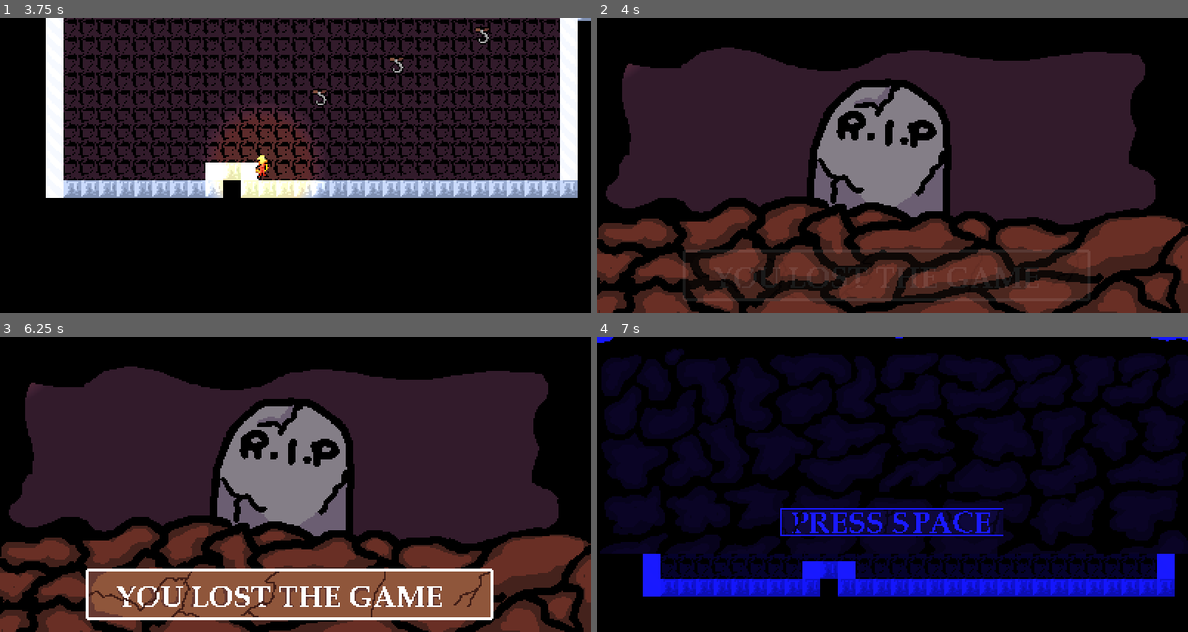
Above: before the commit, frames 1-4 (two rows, left to right).
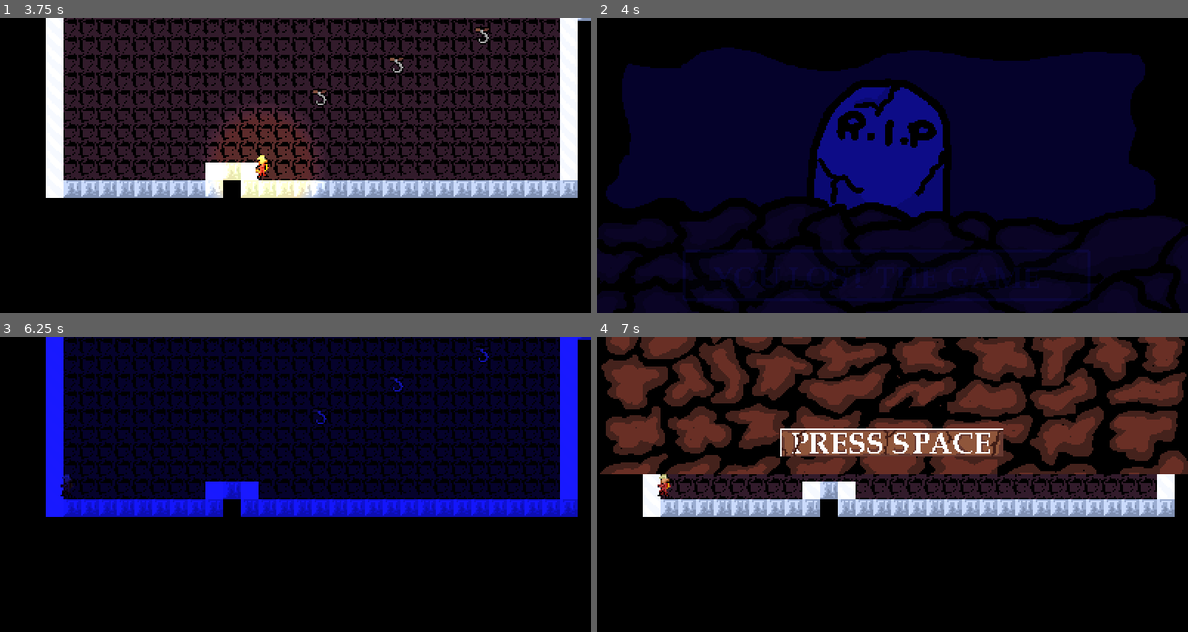
Above: after the commit, the same moments.

Repository: Mohamedyk10/inoxxtag-unclimb
Game: Godot game, scene res://main.tscn
The game is run twice, just before and just after one commit, with the same random seed, the same clock (stepped at 60 frames per second) and the same inputs.
Inputs:
- Up to frame 1 (3.75 s): tap Enter at 0.5 s; hold Right (RIGHT) 0.53-2.03 s; tap G (GRAPPLING_HOOK) at 0.6, 2.85 s; tap Space (JUMP) at 0.77, 1.52, 3.02 s; tap Shift (HOLD) at 1.35 s; hold Left (LEFT) 2.03-2.78 s; tap E (USE_LANTERN) at 2.1 s; tap Escape (RESET) at 2.75 s; hold Right (RIGHT) from 2.78 s (still down); hold Shift (HOLD) from 3.53 s (still down)
- Up to frame 2 (4 s): keep holding Right (RIGHT); keep holding Shift (HOLD); tap Space (JUMP) at 3.77 s
- Up to frame 3 (6.25 s): tap Escape (RESET) at 4.15 s; release Right (RIGHT) at 4.28 s; release Shift (HOLD) at 4.28 s; hold Left (LEFT) 4.28-5.03 s; tap E (USE_LANTERN) at 4.35 s; tap Space (JUMP) at 4.52, 6.02 s; hold Right (RIGHT) 5.03-5.78 s; tap G (GRAPPLING_HOOK) at 5.1 s; hold Left (LEFT) from 5.78 s (still down); tap Shift (HOLD) at 5.85 s
- Up to frame 4 (7 s): keep holding Left (LEFT); tap Escape (RESET) at 6.5 s; tap E (USE_LANTERN) at 6.6 s; tap Space (JUMP) at 6.77 s

Frame 1 is identical in both runs. In frame 2, 64% of the frame differs, in the area x 0-100%, y 10-100%; in frame 3, 81%, in the area x 0-100%, y 0-100%; in frame 4, 72%.

Commit message:
Suppression timeout game over

Diff:
--- a/inoxtag-unclimb/player.gd
+++ b/inoxtag-unclimb/player.gd
@@ -52,10 +52,11 @@
 	await get_tree().create_timer(1).timeout
 	global_position = Vector2(0, 0)
 	hud.show_game_over()
+	is_timed_out = false
 	await get_tree().create_timer(3).timeout
-	hud.hide_game_over()
-	hud.show_hud()
-	is_timed_out = false
+	if not game_started:
+		hud.hide_game_over()
+		hud.show_hud()
 
 func start():
 	hud.hide_game_over()
